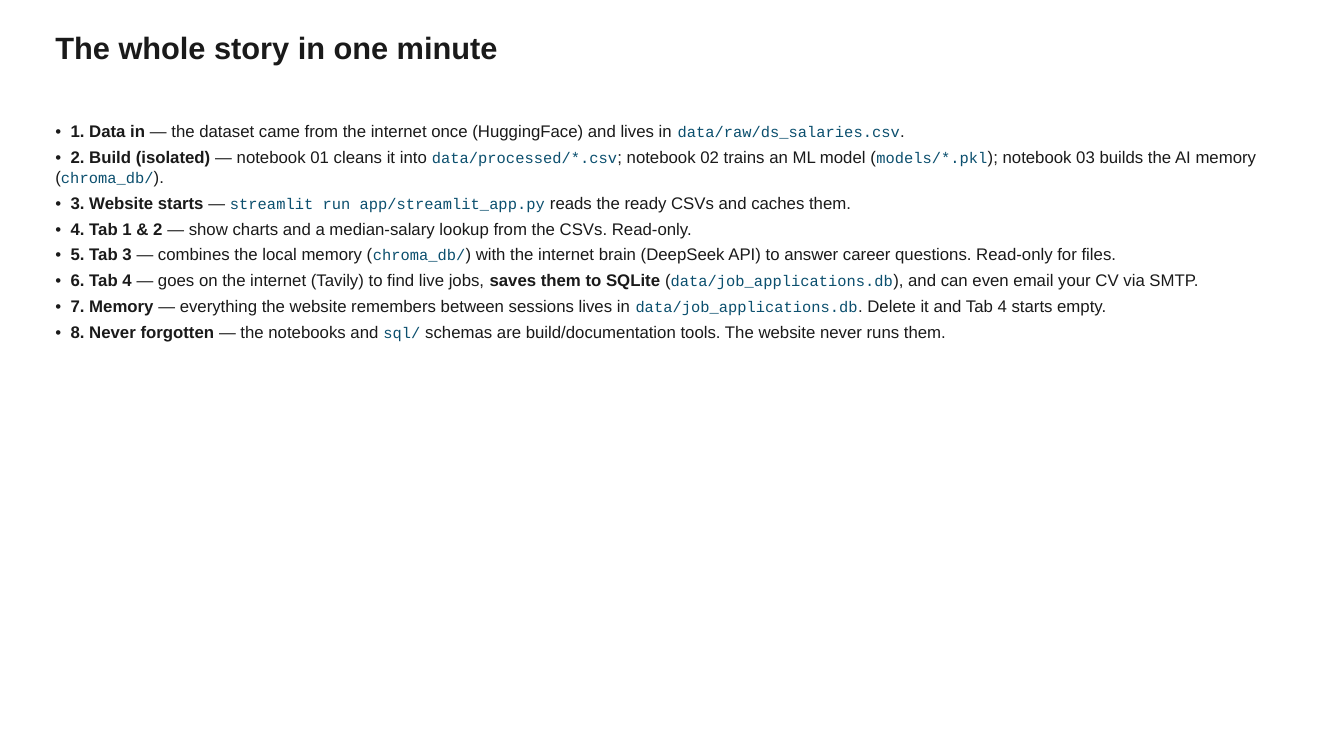
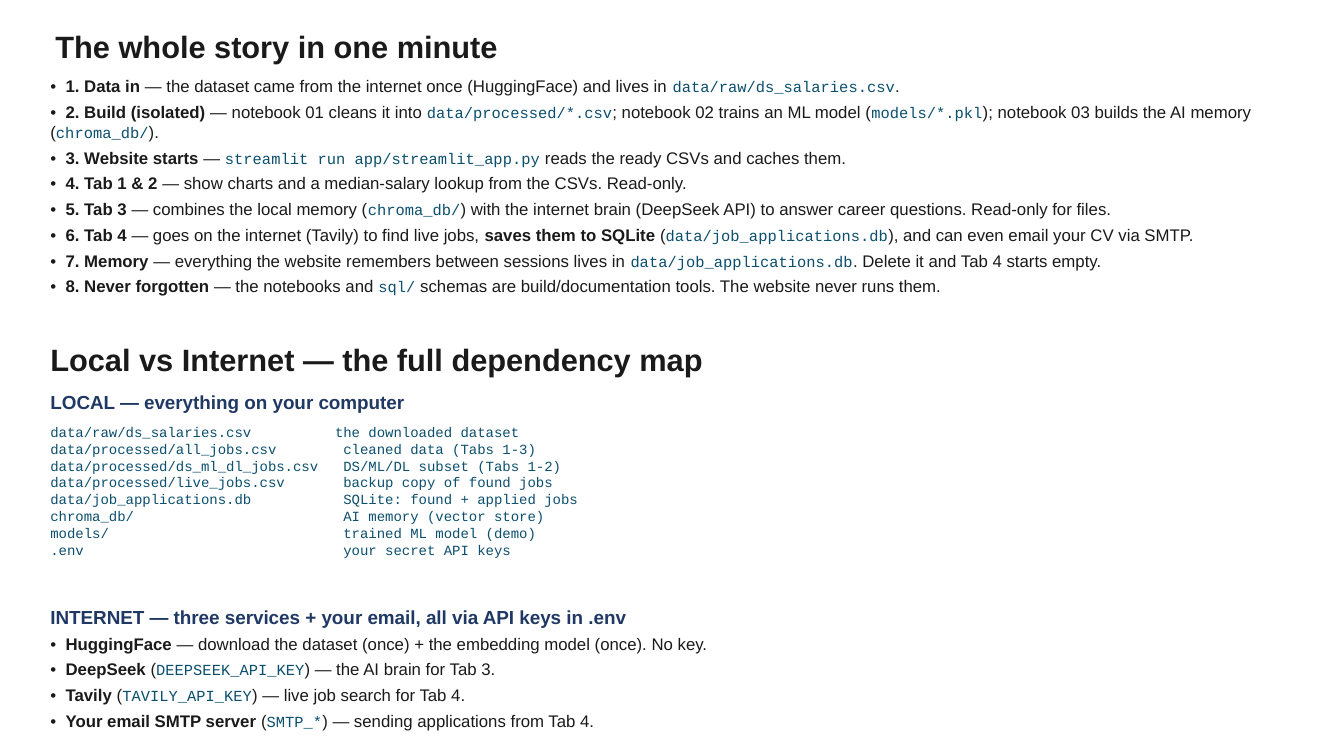
Before and after one commit to windows2t2/project-graduation, a slide deck: slide 29 of presentation.pptx (slide 31 before the commit). Drawn at 1344x756 pixels with LibreOffice and Linux fonts; fonts in the diff are those of the drawing. Boxes give left, top, right and bottom in pixels: in the first picture for what was removed or moved away, otherwise in the second. Text is boxed around its words. In the diff, an @@ line names an element or a change of style, - is before the commit and + after.

```diff
--- a/presentation.pptx
+++ b/presentation.pptx
@@ text "• 1. Data in — ..." moved from (x1=61, y1=125, x2=1257, y2=342) to (x1=56, y1=80, x2=1252, y2=296) @@
@@ text added at (x1=50, y1=348, x2=702, y2=377), 22 pt, text #1A1A1A, bold @@
+Local vs Internet — the full dependency map
@@ text added at (x1=50, y1=395, x2=707, y2=731), 10 pt, text #0B4F6E @@
+LOCAL — everything on your computer
+data/raw/ds_salaries.csv the downloaded dataset
+data/processed/all_jobs.csv cleaned data (Tabs 1-3)
+data/processed/ds_ml_dl_jobs.csv DS/ML/DL subset (Tabs 1-2)
+data/processed/live_jobs.csv backup copy of found jobs
+data/job_applications.db SQLite: found + applied jobs
+chroma_db/ AI memory (vector store)
+models/ trained ML model (demo)
+.env your secret API keys
+INTERNET — three services + your email, all via API keys in .env
+• HuggingFace — download the dataset (once) + the embedding model (once). No key.
+• DeepSeek (DEEPSEEK_API_KEY) — the AI brain for Tab 3.
+• Tavily (TAVILY_API_KEY) — live job search for Tab 4.
+• Your email SMTP server (SMTP_*) — sending applications from Tab 4.
```
Also in this commit, not shown: 11 other slides changed, 3 slides removed.
